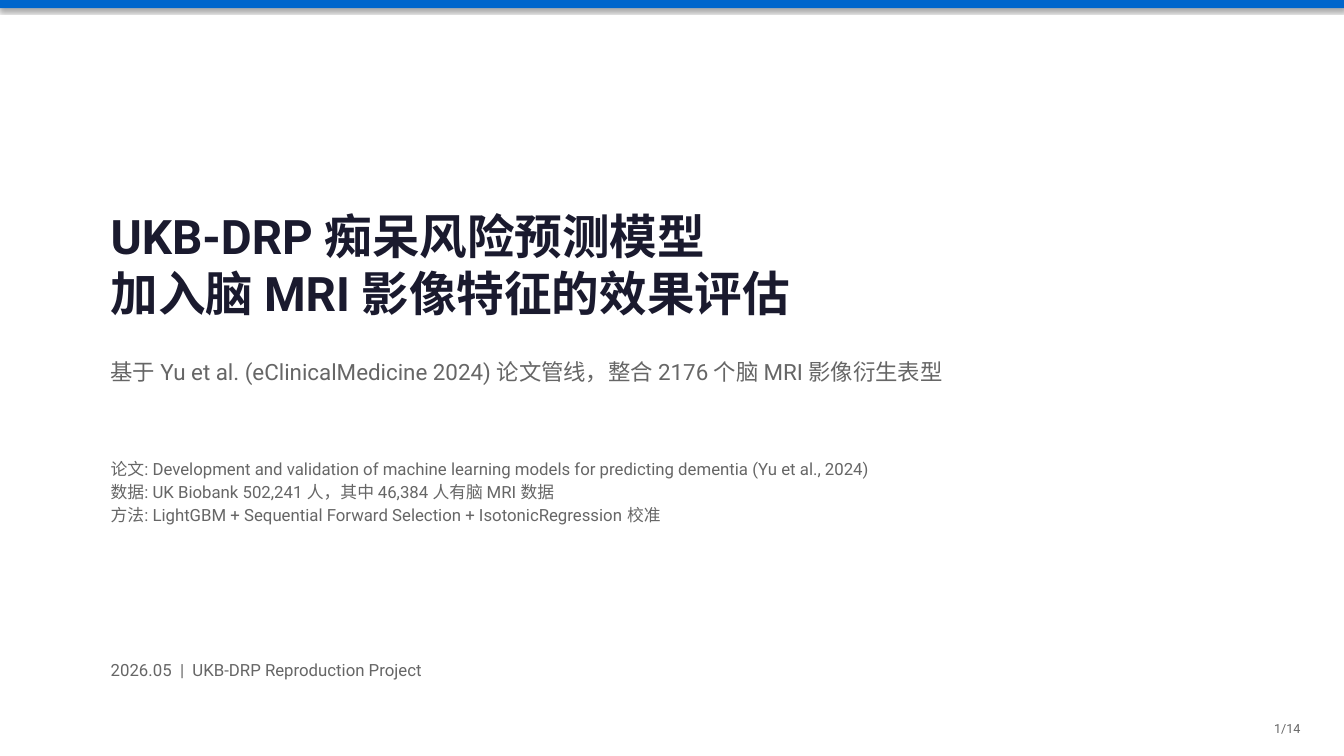
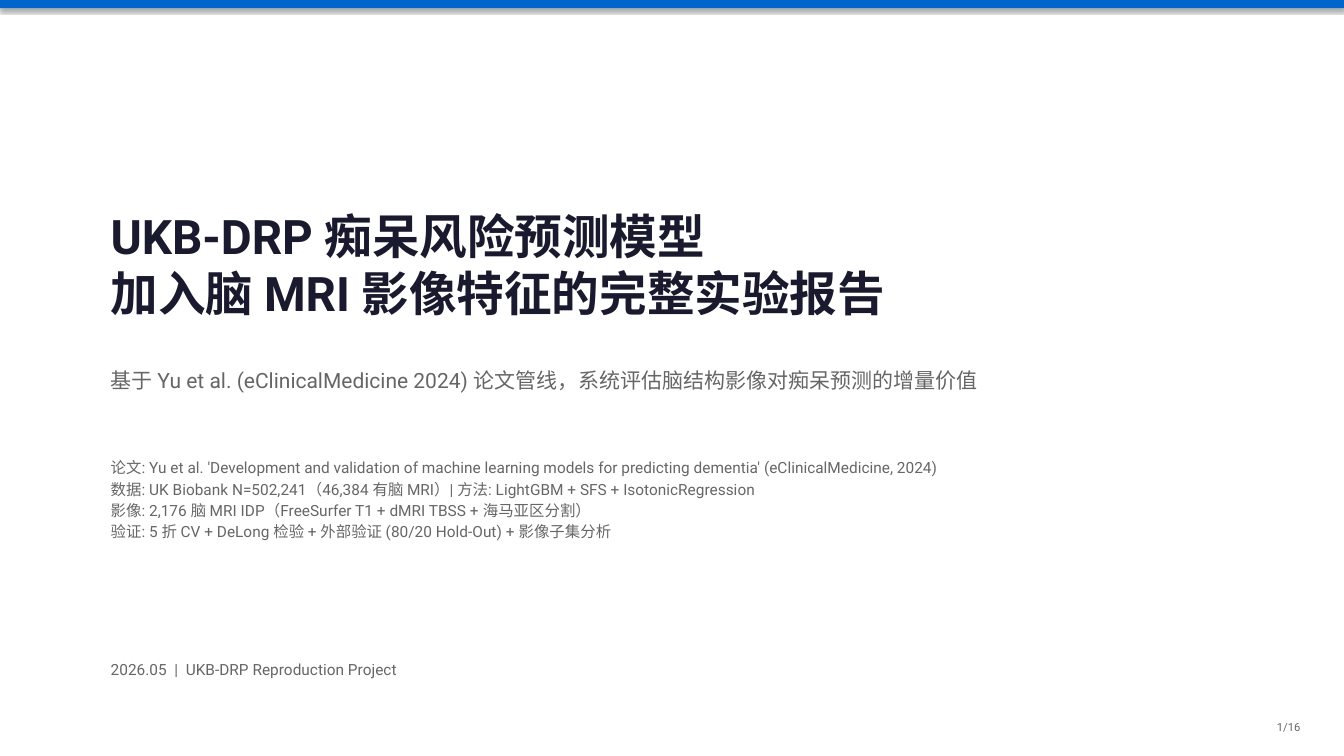
Before and after one commit to guxiao0592-byte/UKB, a slide deck: slide 1 of UKB-DRP_脑MRI影像分析报告.pptx. Drawn at 1344x756 pixels with LibreOffice and Linux fonts; fonts in the diff are those of the drawing. Boxes give left, top, right and bottom in pixels: in the first picture for what was removed or moved away, otherwise in the second. Text is boxed around its words. In the diff, an @@ line names an element or a change of style, - is before the commit and + after.

```diff
--- a/UKB-DRP_脑MRI影像分析报告.pptx
+++ b/UKB-DRP_脑MRI影像分析报告.pptx
@@ text at <box>111,213,885,316</box>: text changed @@
-UKB-DRP 痴呆风险预测模型
-加入脑 MRI 影像特征的效果评估
+UKB-DRP 痴呆风险预测模型
+加入脑 MRI 影像特征的完整实验报告
@@ text at <box>111,370,977,393</box>: text changed; size 16 to 15 pt @@
-基于 Yu et al. (eClinicalMedicine 2024) 论文管线，整合 2176 个脑 MRI 影像衍生表型
+基于 Yu et al. (eClinicalMedicine 2024) 论文管线，系统评估脑结构影像对痴呆预测的增量价值
@@ text at <box>111,460,937,540</box>: text changed; size 12 to 11 pt @@
-论文: Development and validation of machine learning models for predicting dementia (Yu et al., 2024)
-数据: UK Biobank 502,241 人，其中 46,384 人有脑 MRI 数据
-方法: LightGBM + Sequential Forward Selection + IsotonicRegression 校准
+论文: Yu et al. 'Development and validation of machine learning models for predicting dementia' (eClinicalMedicine, 2024)
+数据: UK Biobank N=502,241（46,384 有脑 MRI）| 方法: LightGBM + SFS + IsotonicRegression
+影像: 2,176 脑 MRI IDP（FreeSurfer T1 + dMRI TBSS + 海马亚区分割）
+验证: 5 折 CV + DeLong 检验 + 外部验证 (80/20 Hold-Out) + 影像子集分析
@@ text "2026.05 | UKB-DRP Reproduction Project" at <box>111,663,397,678</box>: size 12 to 11 pt @@
@@ text at <box>1277,723,1301,732</box>: text changed; size 9 to 8 pt @@
-1/14
+1/16
```
Also in this commit, not shown: 10 other slides changed, 5 slides added, 3 slides removed, 1 other file.
